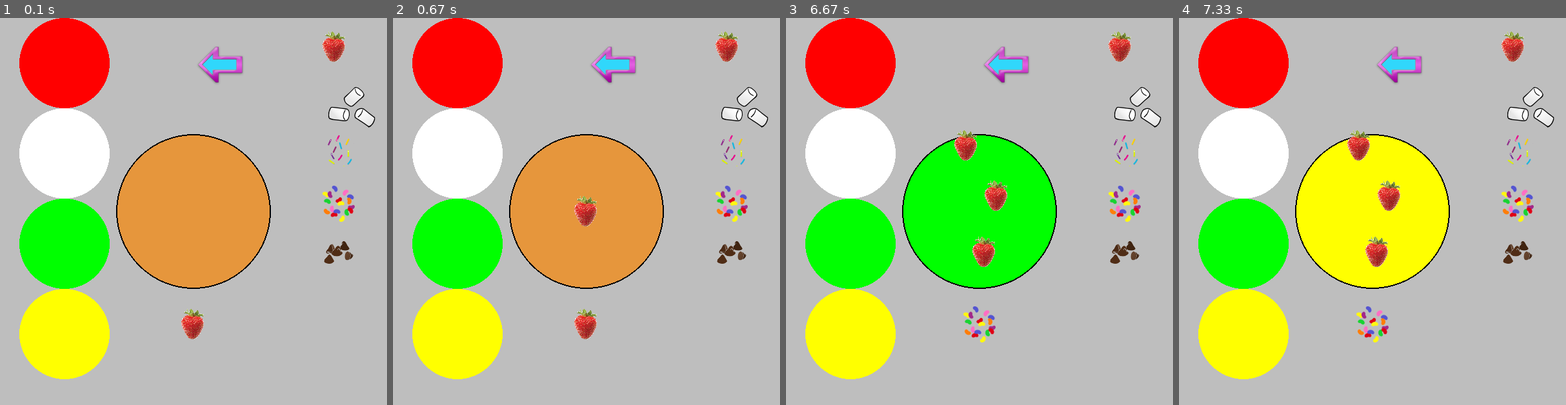
Above: before the commit, frames 1-4 (left to right).
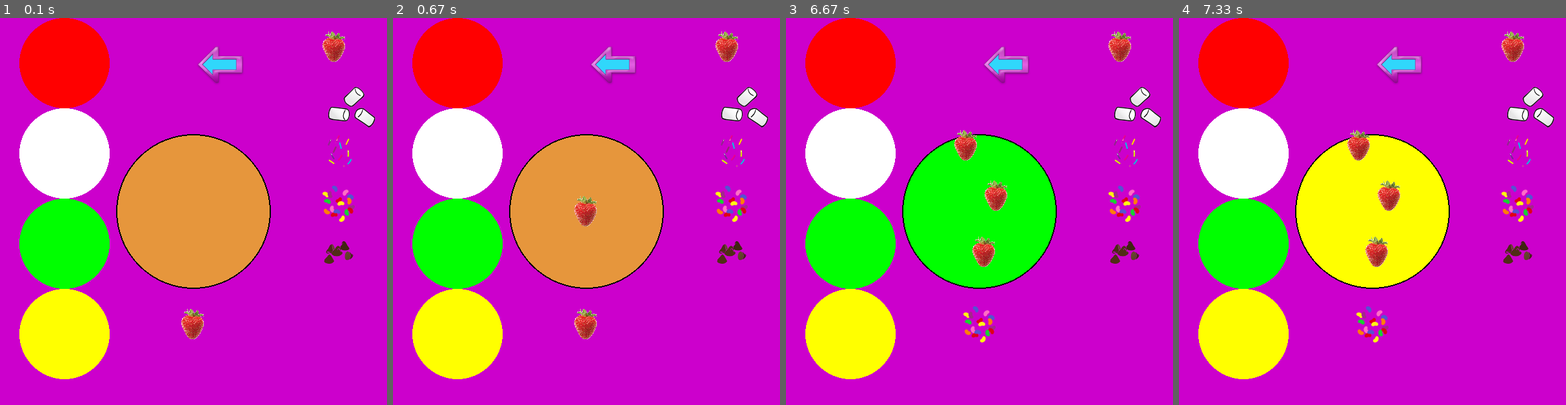
Above: after the commit, the same moments.

Repository: bennorth/cake-decoration-in-pygame
Game: pygame game, started from cake.py
The game is run twice, just before and just after one commit, with the same random seed, the same clock (stepped at 60 frames per second) and the same inputs.
Inputs (mouse positions are in pixels of both pictures, inside the frame that each line leads up to):
- Up to frame 1 (0.1 s): no input
- Up to frame 2 (0.67 s): click (586, 211) at 0.38 s
- Up to frame 3 (6.67 s): click (886, 215) at 0.72 s; click (859, 304) at 1.05 s; click (878, 68) at 1.38 s; click (987, 79) at 1.72 s; click (983, 250) at 2.05 s; click (967, 145) at 2.38 s; click (832, 126) at 3.22 s; click (855, 250) at 3.55 s; click (855, 161) at 3.88 s; click (863, 79) at 4.22 s; click (994, 196) at 4.55 s; click (867, 188) at 4.88 s; click (863, 354) at 5.72 s; click (859, 234) at 6.05 s; click (1114, 207) at 6.38 s
- Up to frame 4 (7.33 s): click (1279, 110) at 6.72 s; click (1283, 343) at 7.05 s

The runs differ from the first frame. In frame 1, 68% of the frame differs, in the area x 0-100%, y 0-100%; in frame 2, 68%; in frame 3, 69%; in frame 4, 69%.

Commit message:
brighter background colour; ready for flashing
Set up list of three bright background colours, and note which one we're
currently using.  Do not yet change which one we're using, so background
is static pink for now.

Diff:
--- a/cake.py
+++ b/cake.py
@@ -34,6 +34,13 @@
 current_decoration = strawberry
 
 decorations = []
+
+# Flashing background.
+
+background_colours = [(204, 0, 204),
+                      (0, 128, 255),
+                      (204, 0, 102)]
+current_bg = 0
 
 done = False
 while not done:
@@ -86,8 +93,8 @@
                     if len(decorations) > 0:
                         del decorations [-1]
 
-    # Redraw the background
-    screen.fill(pygame.Color('grey'))
+    # Redraw the background with its current colour
+    screen.fill(pygame.Color(*background_colours[current_bg]))
 
     pygame.draw.circle(screen, pygame.Color(*current_icing_colour), (300, 300), 120, 0)
 
